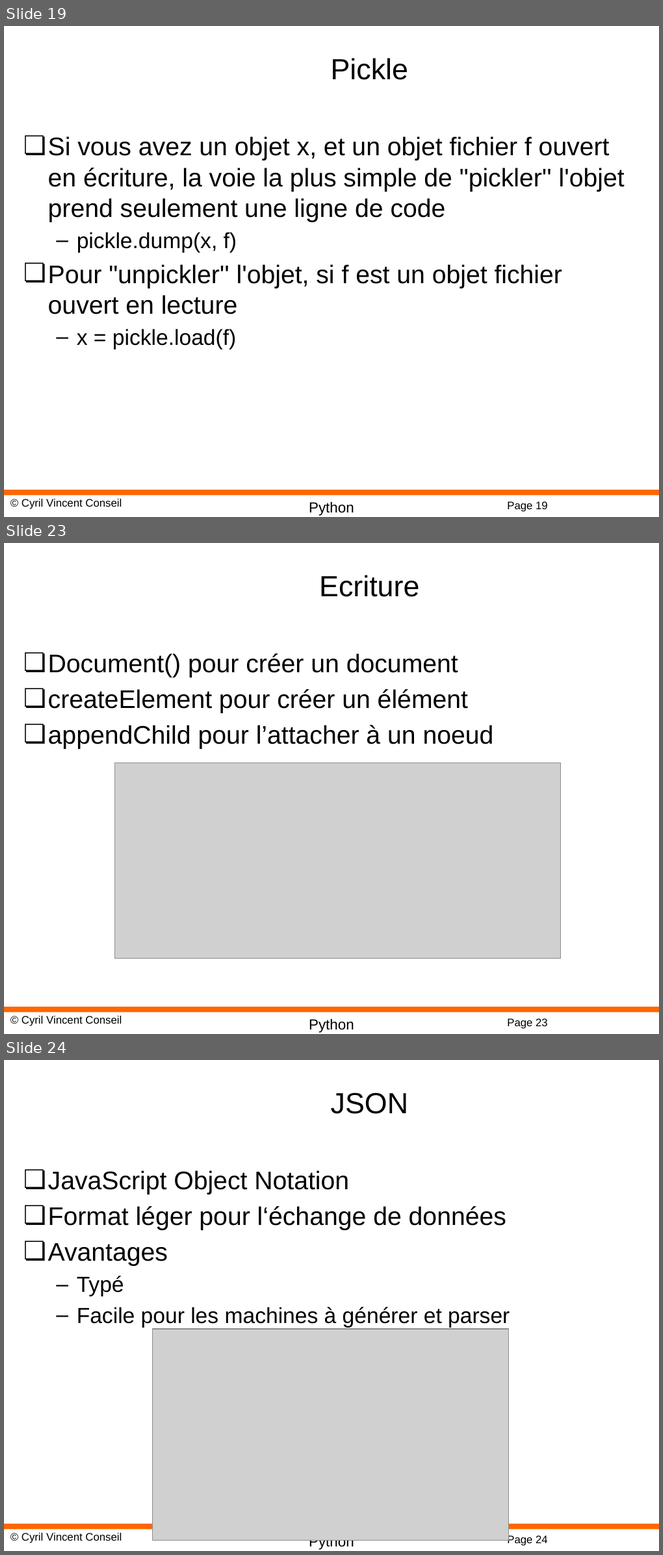
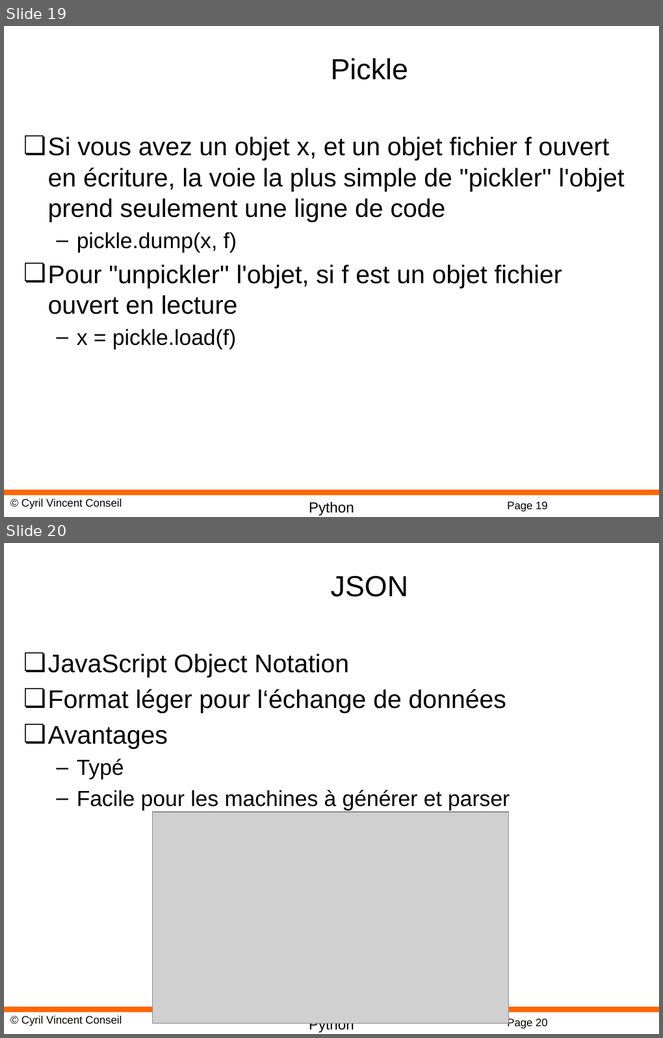
Before and after one commit to cyrilvincent/python, a slide deck: ppt/Python11-Sys.pptx. Shown one above the other, each under a label of ours: slides 19, 23 and 24 before the commit, slides 19 and 20 after it; the slides between them are not shown. The pictures are 663x1555 and 663x1038 pixels, drawn with LibreOffice and Linux fonts; fonts in the diff are those of the drawing; grey boxes stand for pictures; background and template pictures are left out. Boxes give left, top, right and bottom in pixels: in the first picture for what was removed or moved away, otherwise in the second. Text is boxed around its words. In the diff, an @@ line names an element or a change of style, - is before the commit and + after.

```diff
--- a/ppt/Python11-Sys.pptx
+++ b/ppt/Python11-Sys.pptx
@@ slide 23 removed at (4, 543, 659, 1034), background #FFFFFF; not listed: 4 template elements that a slide beside it also shows @@
@@ title removed at (319, 575, 419, 597) @@
-Ecriture
@@ text removed at (48, 653, 494, 749) @@
-❏ Document() pour créer un document
-❏ createElement pour créer un élément
-❏ appendChild pour l’attacher à un noeud
@@ picture removed at (114, 763, 560, 959) @@
@@ what was slide 24 is now slide 20 @@
@@ page number at (507, 1017, 548, 1029): text changed @@
-Page 24
+Page 20
```
Also in this commit, not shown: 3 other slides removed, 3 other files.
